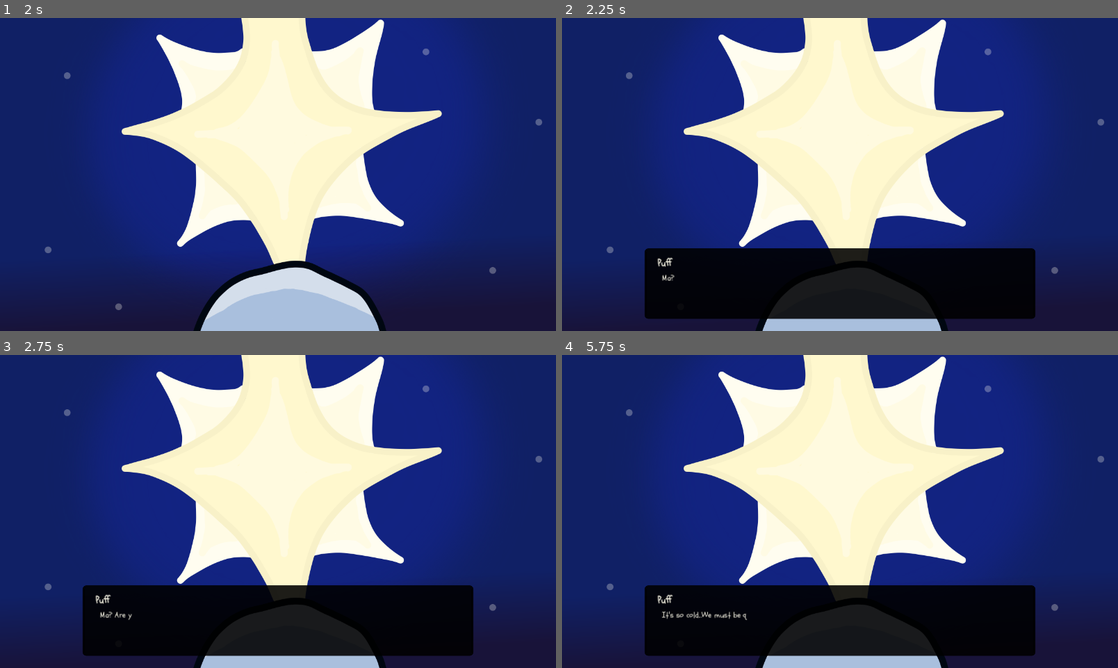
Above: before the commit, frames 1-4 (two rows, left to right).
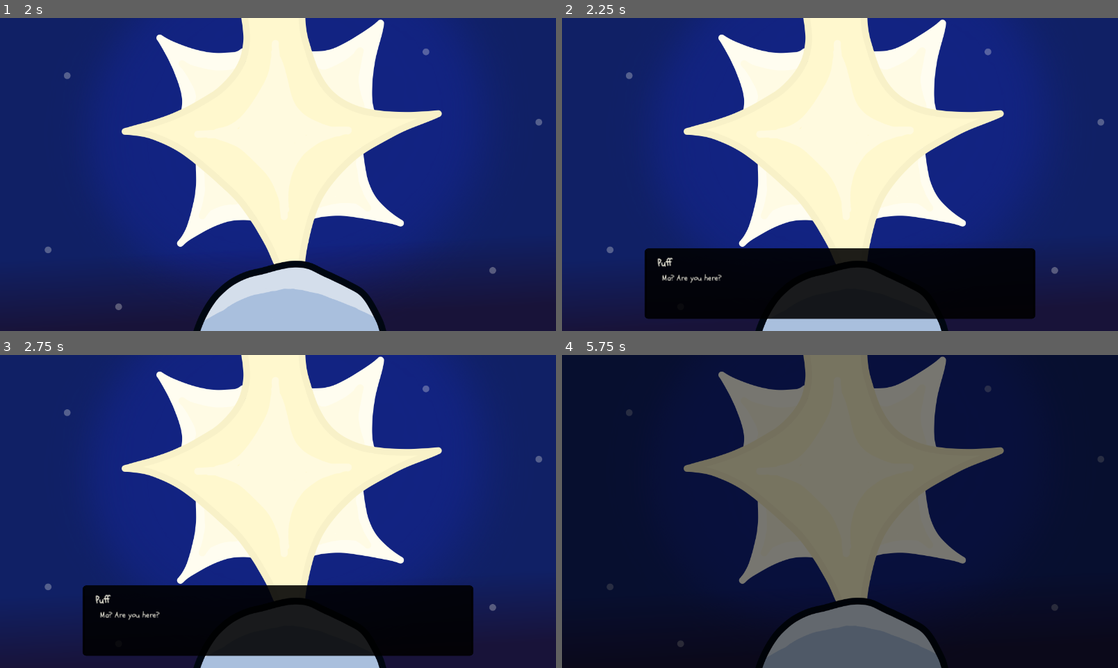
Above: after the commit, the same moments.

Repository: solicht88/I-am-a-Fluff
Game: Godot game, scene res://scenes/explore/exp_popup.tscn
Same seed, same stepped clock (60 frames per second), same inputs: the game is played once before the commit and once after it. This scene is started directly instead of the project's main scene.
Inputs (mouse positions are in pixels of both pictures, inside the frame that each line leads up to):
- Up to frame 1 (2 s): click "Explore" at 0.5 s; move the mouse to (400, 158) at 1.27 s; press the mouse at (400, 158) at 1.28 s
- Up to frame 2 (2.25 s): tap Enter at 2 s; move the mouse to (728, 190) at 2.02 s; release the mouse at (728, 190) at 2.03 s; click (728, 190) at 2.1 s
- Up to frame 3 (2.75 s): no input
- Up to frame 4 (5.75 s): click (562, 358) at 2.75 s; move the mouse to (895, 442) at 3.52 s; press the mouse at (895, 442) at 3.53 s; move the mouse to (812, 574) at 4.27 s; release the mouse at (812, 574) at 4.28 s; click (812, 574) at 4.35 s; move the mouse to (1006, 558) at 5.02 s; press the mouse at (1006, 558) at 5.03 s

Frame 1 is identical in both runs. In frame 2, less than 0.1% of the frame differs, in the area x 20-29%, y 81-85%; in frame 3, less than 0.1%; in frame 4, 97%, in the area x 0-100%, y 0-100%.

Commit message:
added dialogue skipping, finished ending logic + debugging, trying to fix chopping fade out animation between cutscenes

Diff:
--- a/scenes/transition_animation.tscn
+++ b/scenes/transition_animation.tscn
@@ -55,7 +55,7 @@
 }
 
 [node name="transition_animation" type="Node2D"]
-z_index = 2
+z_index = 5
 
 [node name="ColorRect" type="ColorRect" parent="."]
 custom_minimum_size = Vector2(1280, 720)
--- a/scripts/cutscenes/cutscene_node.gd
+++ b/scripts/cutscenes/cutscene_node.gd
@@ -5,7 +5,7 @@
 var scene_img = scene_data[0]
 #var dialogue = scene_data
 
-var is_ending = false
+var the_end = false
 
 signal dial_ready
 signal dial_finished
@@ -47,13 +47,11 @@
 	# if not, continue cutscene for selected ending
 	# otherwise, end cutscene
 	if key != $dialogue_box.key:
-		is_ending = true
-		_update_data()
+		await _update_data()
 		_play_scene()
-	elif false:
-		# TODO: go to title screen after ending ends instead of main screen
-		#get_tree().change_scene_to_file("res://scenes/title/title_screen.tscn")
-		pass
+	elif the_end:
+		# go to title screen after ending ends instead of main screen
+		get_tree().change_scene_to_file("res://scenes/title/title_screen.tscn")
 	else:
 		get_tree().change_scene_to_file("res://scenes/main/main.tscn")
 
@@ -61,9 +59,11 @@
 # TODO: make function that plays cutscenes (mostly useful for endings)
 func _play_scene():
 	$bg.texture = scene_img
+	# TODO: fix whatever is making this fade out not play properly
 	Global.fade_out()
 
 	await get_tree().create_timer(1).timeout
+	print("playing new scene!")
 	$dialogue_box.visible = true
 	dial_ready.emit()
 
--- a/scripts/cutscenes/dialogue_box.gd
+++ b/scripts/cutscenes/dialogue_box.gd
@@ -8,6 +8,8 @@
 #var dialogue = Data.cutscene_data[key].slice(1)
 var save_data = Save.save_data
 var inv = save_data.inventory
+var playing_dial = false;
+var skip_dial = false;
 
 signal cont_dial
 signal change_img(img)
@@ -17,6 +19,7 @@
 	# TODO: change this to connect dialogue function w/ dial_ready signal
 	# then wait for dialogue finished signal to close
 	await get_parent().dial_ready
+	print("dial ready!")
 	$choice.visible = false
 	$AnimationPlayer.play("open")
 
@@ -24,39 +27,25 @@
 	# OR: connect dialogue to parent dial_ready signal
 	name_lbl.text = ""
 	text_lbl.text = ""
+	get_parent().dial_ready.connect(_start_dial)
 
 	await _play_dial(Data.cutscene_data[key].slice(1))
 
-	# maybe move this after key checking?
-	$AnimationPlayer.play("close")
-	await $AnimationPlayer.animation_finished
-	visible = false
-
-	await get_tree().create_timer(1).timeout
-
 	# TODO: change key based on ending, play dialgoue on _play_s cene() in parent
 	# TODO: update this using _update_data if i don't move it
-	'''oh goodness this needs to be cleaned up
-	if key == "end_0":
-		if inv.dust and inv.ribbon and inv.lotus and inv.candle and inv.photo:
-			pass
-		else:
-			Data.cutscene_key = "end_1"
-
-	elif key == "end_1":
-		Data.cutscene_key = "end_finale"
-	elif key == "choice_1":
-		Data.cutscene_key = "choice_1_finale"
-	elif key == "choice_2":
-		Data.cutscene_key = "choice_2_finale"
-	'''
 
 	# changing above to match
 	match key:
+		"end_0":
+			# spaghetti code line right here
+			if inv.dust and inv.ribbon and inv.lotus and inv.candle and inv.photo:
+				_update_data("choice")
+			else:
+				_update_data("end_1")
 		"end_1":
-			pass
+			_update_data("end_finale")
 		"choice":
-			# TODO: implement choice endings
+			# implements choice endings
 			# connects _update_data to selected choice
 			$choice.chosen_choice.connect(_update_data)
 			$choice.color.a = 0
@@ -69,26 +58,25 @@
 			$choice/AnimationPlayer.play("fade_out")
 			await get_tree().create_timer(0.5).timeout
 			$choice.visible = false
+		"choice_1":
+			_update_data("choice_1_finale")
+		"choice_2":
+			_update_data("choice_2_finale")
+		"end_finale", "choice_1_finale", "choice_2_finale":
+			# at end of ending
+			get_parent().the_end = true
 		_:
-			# check if at ending
-			if key == "end_0":
-				var extend_end = true
+			# if not at ending then finish cutscene as normal
+			pass
 
-				var i = 0
-				for mem_key in inv:
-					if !inv[mem_key] and i > 4:
-						_update_data("end_1")
-						extend_end = false
-						break
-					i += 1
+	# close dialogue box n return to cutscene node
+	$AnimationPlayer.play("close")
+	await $AnimationPlayer.animation_finished
+	visible = false
 
-				if extend_end:
-					_update_data("choice")
-			# continue ending if needed
-			else:
-				pass
+	await get_tree().create_timer(1).timeout
 
-	# this must be last
+	# this must be last, ends cutscene dialogue
 	get_parent().dial_finished.emit()
 
 
@@ -101,15 +89,22 @@
 func _input(event):
 	if event.is_action_pressed("leftclick"):
 		cont_dial.emit()
+		if playing_dial:
+			skip_dial = true
 
 
 # text animation
 func _load_text(line):
 	for i in range(len(line[1])):
-		text_lbl.text = line[1].substr(0, i+1)
-		timer.start()
-		await timer.timeout
-		#await get_tree().create_timer(0.08).timeout
+		if skip_dial:
+			skip_dial = false
+			text_lbl.text = line[1]
+			break
+		else:
+			text_lbl.text = line[1].substr(0, i+1)
+			timer.start()
+			await timer.timeout
+			#await get_tree().create_timer(0.08).timeout
 
 
 # TODO: starts new dialogue (mostly useful for endings)
@@ -121,11 +116,57 @@
 
 	await _play_dial(Data.cutscene_data[key].slice(1))
 
+	# ending logic here
+	match key:
+		"end_0":
+			# spaghetti code line right here
+			if inv.dust and inv.ribbon and inv.lotus and inv.candle and inv.photo:
+				_update_data("choice")
+			else:
+				_update_data("end_1")
+		"end_1":
+			_update_data("end_finale")
+		"choice":
+			# implements choice endings
+			# connects _update_data to selected choice
+			$choice.chosen_choice.connect(_update_data)
+			$choice.color.a = 0
+			$choice.visible = true
+			$choice/AnimationPlayer.play("fade_in")
+			await get_tree().create_timer(0.5).timeout
+
+			# fade out after picking a choice
+			await $choice.chosen_choice
+			$choice/AnimationPlayer.play("fade_out")
+			await get_tree().create_timer(0.5).timeout
+			$choice.visible = false
+		"choice_1":
+			_update_data("choice_1_finale")
+		"choice_2":
+			_update_data("choice_2_finale")
+		"end_finale", "choice_1_finale", "choice_2_finale":
+			# at end of ending
+			get_parent().the_end = true
+		_:
+			# if not at ending then finish cutscene as normal
+			pass
+
+	$AnimationPlayer.play("close")
+	await $AnimationPlayer.animation_finished
+	visible = false
+
+	await get_tree().create_timer(1).timeout
+
+	get_parent().dial_finished.emit()
+
 
 func _play_dial(dialogue):
 	for line in dialogue:
 		name_lbl.text = line[0]
+		playing_dial = true
 		await _load_text(line)
+
+		playing_dial = false
 		# TODO: show "next_img" in dialogue box when line finished (might not do this)
 		await cont_dial
 	# TODO: add signal for end of dialogue (might not need?)
--- a/scripts/explore/exp_popup.gd
+++ b/scripts/explore/exp_popup.gd
@@ -29,9 +29,13 @@
 
 func _on_exp_btn_pressed():
 	save_data.exp_lvl += 1
-	for item in Data.exp_items:
-		inv[item] = 0
-	Data.update_cost_data()
+	if save_data.exp_lvl > 3:
+		save_data.exp_lvl = 3
+
+	if save_data.exp_lvl < 3:
+		for item in Data.exp_items:
+			inv[item] = 0
+		Data.update_cost_data()
 
 	# give associated memento w/ exploration
 	if save_data.exp_lvl == 1:
--- a/scripts/global/global.gd
+++ b/scripts/global/global.gd
@@ -3,14 +3,16 @@
 var transition_node = preload("res://scenes/transition_animation.tscn")
 
 func fade_out():
+	print("fading out")
 	var transition = transition_node.instantiate()
+	transition.get_node("ColorRect").color.a = 255
 	add_child(transition)
-	transition.get_node("ColorRect").color.a = 255
 
 	var player = $transition_animation/transition_player
 	#print("fade out")
 	player.play("fade_out")
-	await get_tree().create_timer(0.5).timeout
+	await player.animation_finished
+	print("deleting fade...")
 	transition.queue_free()
 
 
